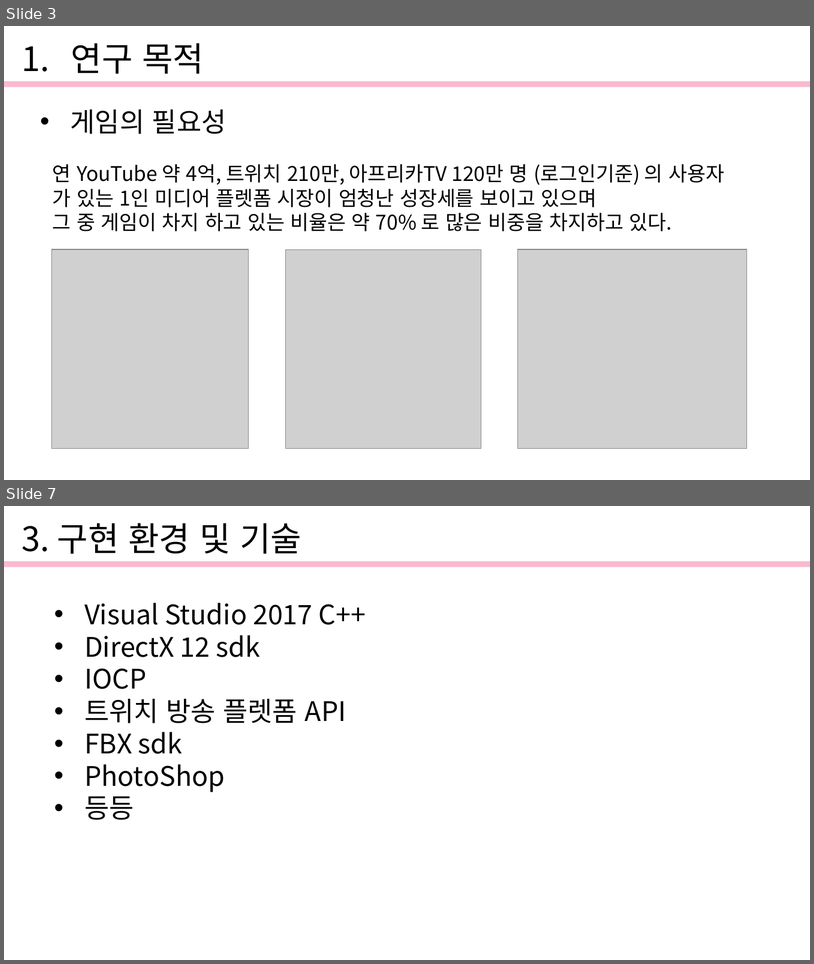
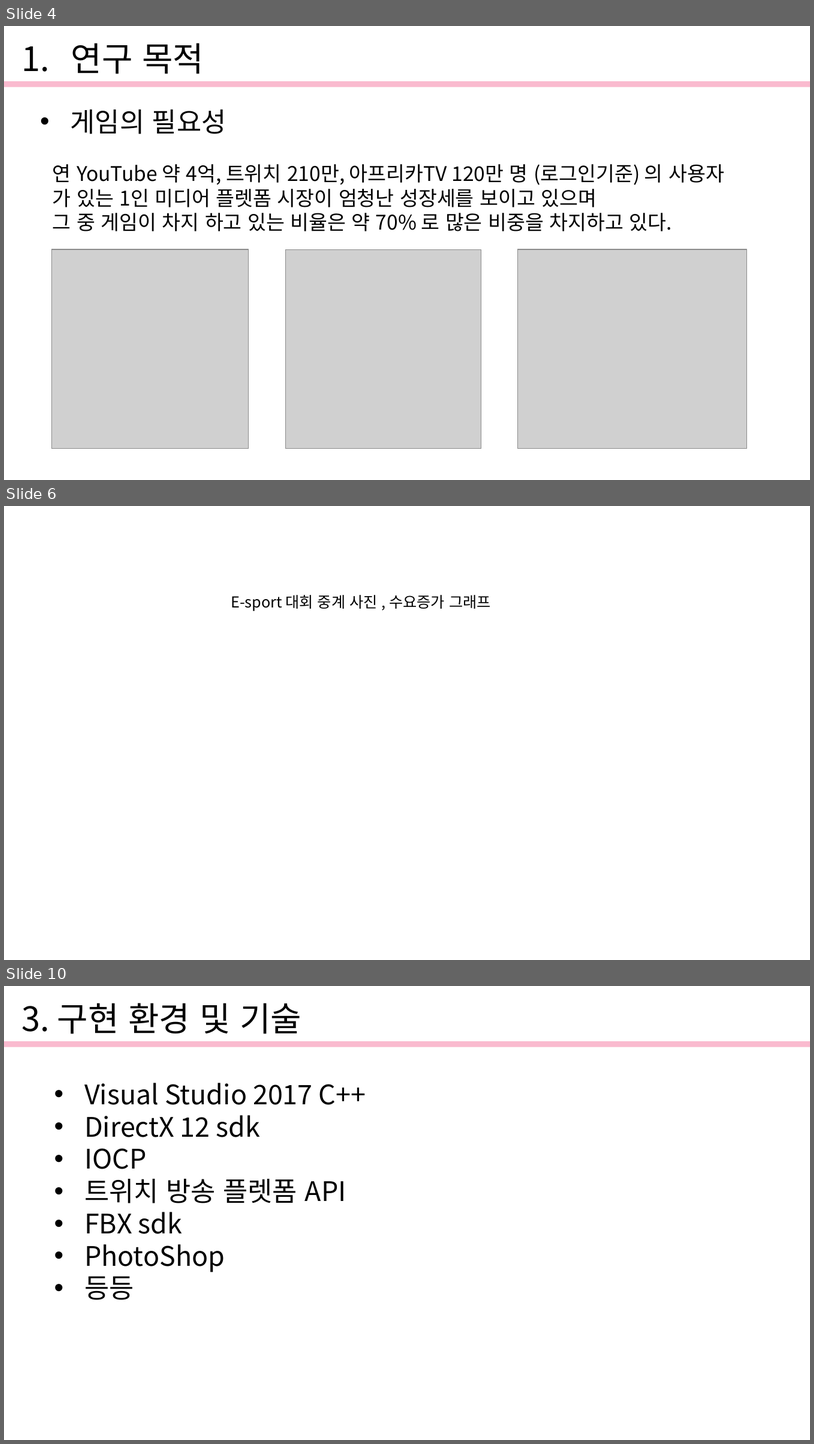
Before and after one commit to gomtange12/Graduation_PJ, a slide deck: Document/발표자료.pptx. Shown one above the other, each under a label of ours: slides 3 and 7 before the commit, slides 4, 6 and 10 after it; the slides between them are not shown. The pictures are 814x964 and 814x1444 pixels, drawn with LibreOffice and Linux fonts; fonts in the diff are those of the drawing; grey boxes stand for pictures. Boxes give left, top, right and bottom in pixels: in the first picture for what was removed or moved away, otherwise in the second. Text is boxed around its words. In the diff, an @@ line names an element or a change of style, - is before the commit and + after.

```diff
--- a/Document/발표자료.pptx
+++ b/Document/발표자료.pptx
@@ slide 6 added at box(4, 506, 810, 960), background #FFFFFF @@
@@ text added at box(231, 595, 491, 611), 18 pt, text #000000 @@
+E-sport 대회 중계 사진 , 수요증가 그래프
@@ what was slide 3 is now slide 4 @@
@@ what was slide 7 is now slide 10 @@
```
Also in this commit, not shown: 4 slides changed, 3 other slides added.
